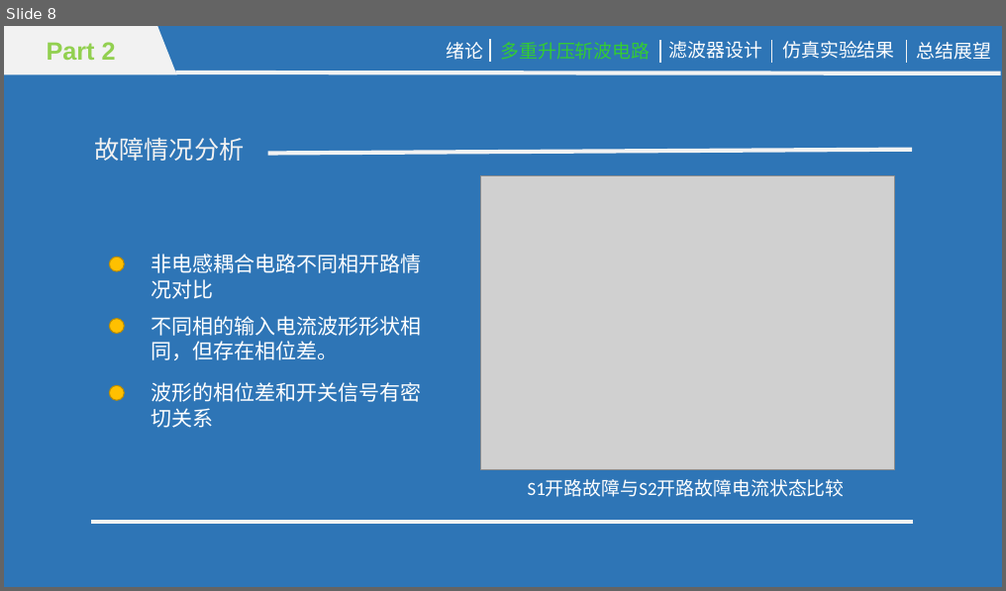
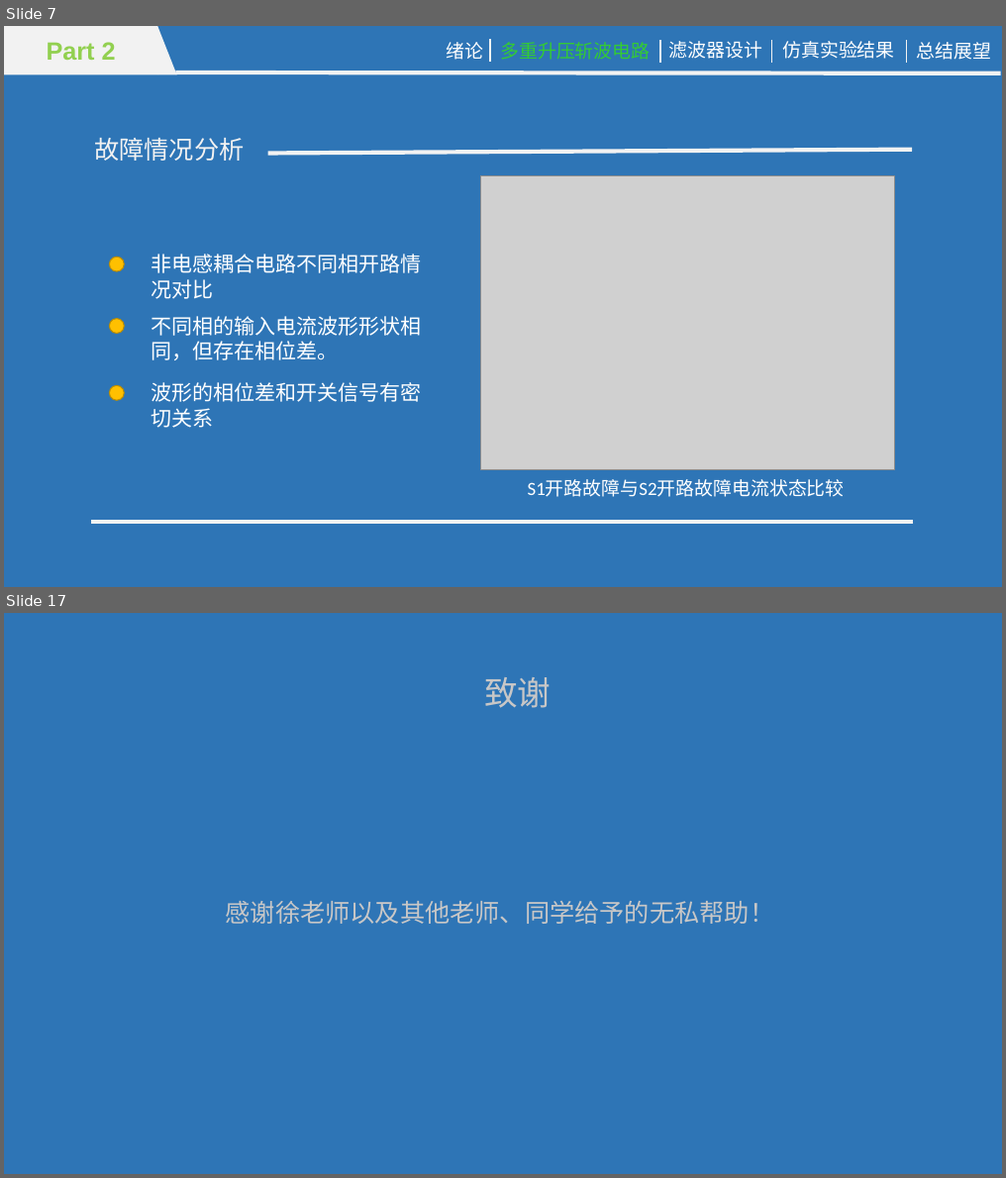
Before and after one commit to mcyang123/paper, a slide deck: 答辩.pptx. Shown one above the other, each under a label of ours: slide 8 before the commit, slides 7 and 17 after it; the slides between them are not shown. The pictures are 1006x591 and 1006x1178 pixels, drawn with LibreOffice and Linux fonts; fonts in the diff are those of the drawing; grey boxes stand for pictures. Boxes give left, top, right and bottom in pixels: in the first picture for what was removed or moved away, otherwise in the second. Text is boxed around its words. In the diff, an @@ line names an element or a change of style, - is before the commit and + after.

```diff
--- a/答辩.pptx
+++ b/答辩.pptx
@@ slide 17 added at (4,613,1002,1174), background #2E75B6 @@
@@ text added at (484,677,550,708), 32 pt, text #C8C7C7 @@
+致谢
@@ text added at (226,901,774,924), 24 pt, text #C8C7C7 @@
+感谢徐老师以及其他老师、同学给予的无私帮助！
@@ what was slide 8 is now slide 7 @@
```
Also in this commit, not shown: 3 slides changed, 7 other slides added, 1 slide removed.
